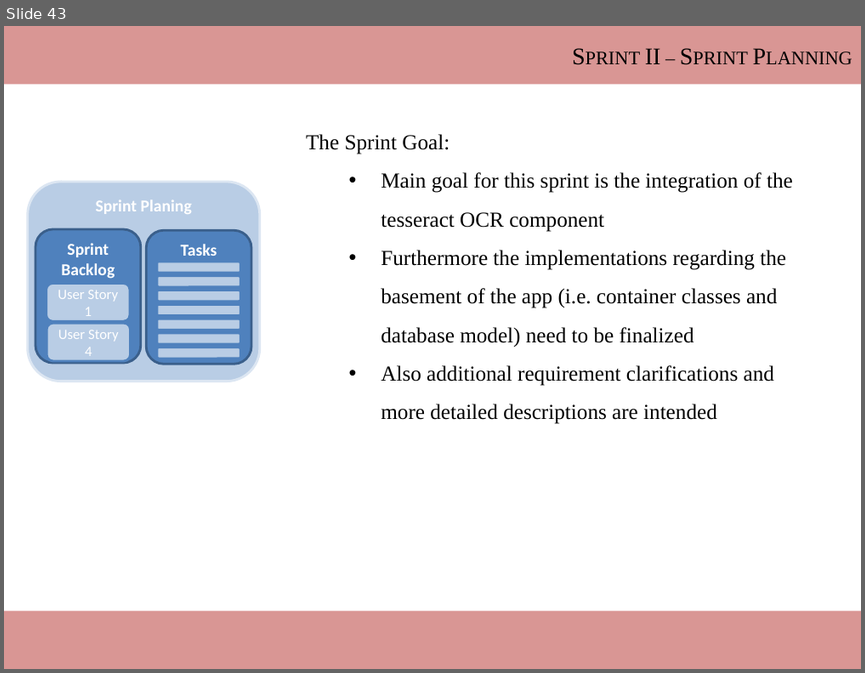
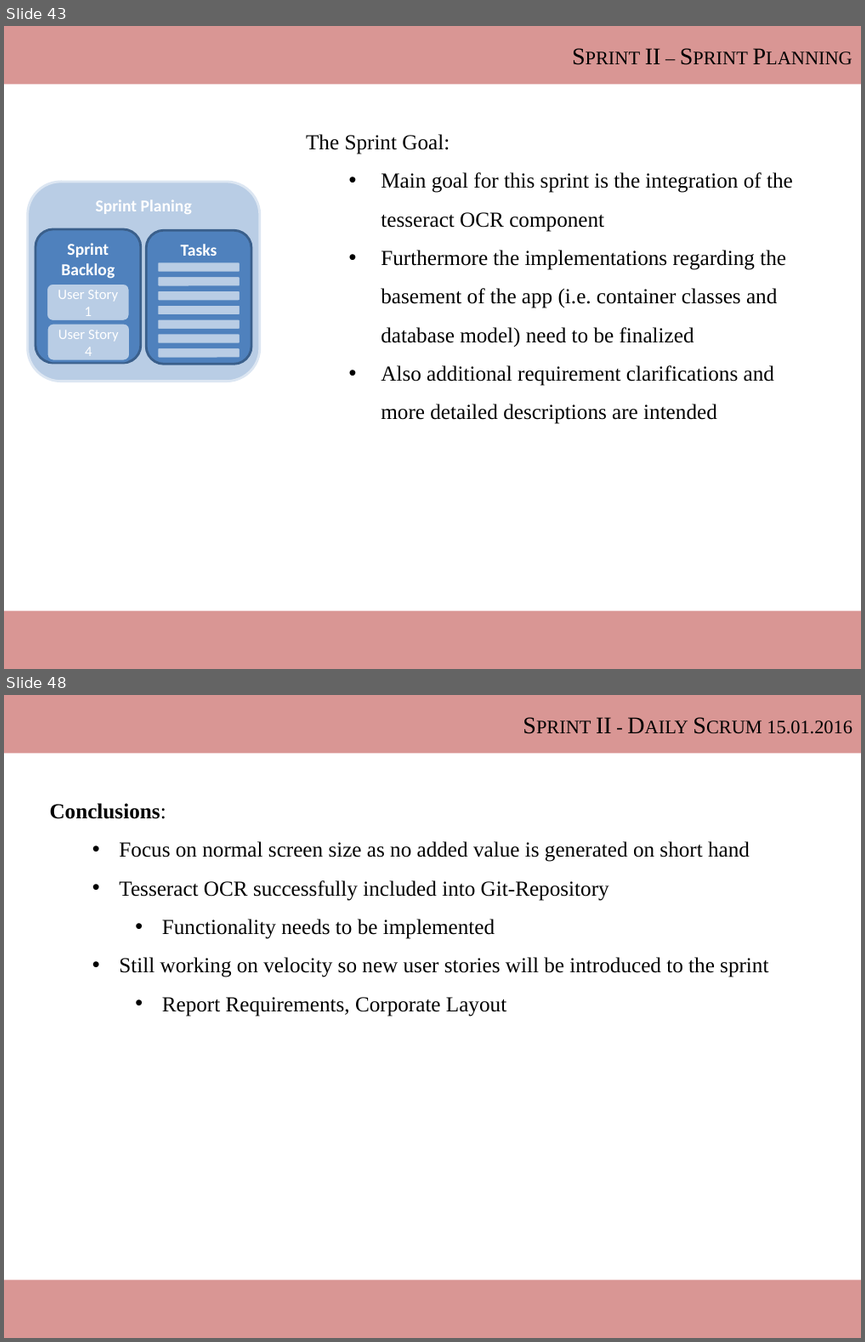
Before and after one commit to ThomasRoehl/ShopAdmin, a slide deck: Dokumentation/ShopAdmin_slidecollection.pptx. Shown one above the other, each under a label of ours: slide 43 before the commit, slides 43 and 48 after it; the slides between them are not shown. The pictures are 865x673 and 865x1342 pixels, drawn with LibreOffice and Linux fonts; fonts in the diff are those of the drawing. Boxes give left, top, right and bottom in pixels: in the first picture for what was removed or moved away, otherwise in the second. Text is boxed around its words. In the diff, an @@ line names an element or a change of style, - is before the commit and + after.

Commit message:
Screen Layout and TestCases

```diff
--- a/Dokumentation/ShopAdmin_slidecollection.pptx
+++ b/Dokumentation/ShopAdmin_slidecollection.pptx
@@ slide 48 added at [4, 695, 861, 1338], background #FFFFFF @@
@@ rectangle added at [4, 695, 861, 754], fill #D99694, 20 pt, text #000000, small capitals @@
+Sprint II - Daily Scrum 15.01.2016
@@ text added at [50, 803, 768, 1016], 18 pt, text #000000 @@
+Conclusions:
+  • Focus on normal screen size as no added value is generated on short hand
+  • Tesseract OCR successfully included into Git-Repository
+    • Functionality needs to be implemented
+  • Still working on velocity so new user stories will be introduced to the sprint
+    • Report Requirements, Corporate Layout
@@ rectangle added at [4, 1279, 861, 1338], fill #D99694 @@
```
Also in this commit, not shown: 7 slides changed, 7 other slides added, 4 other files.
